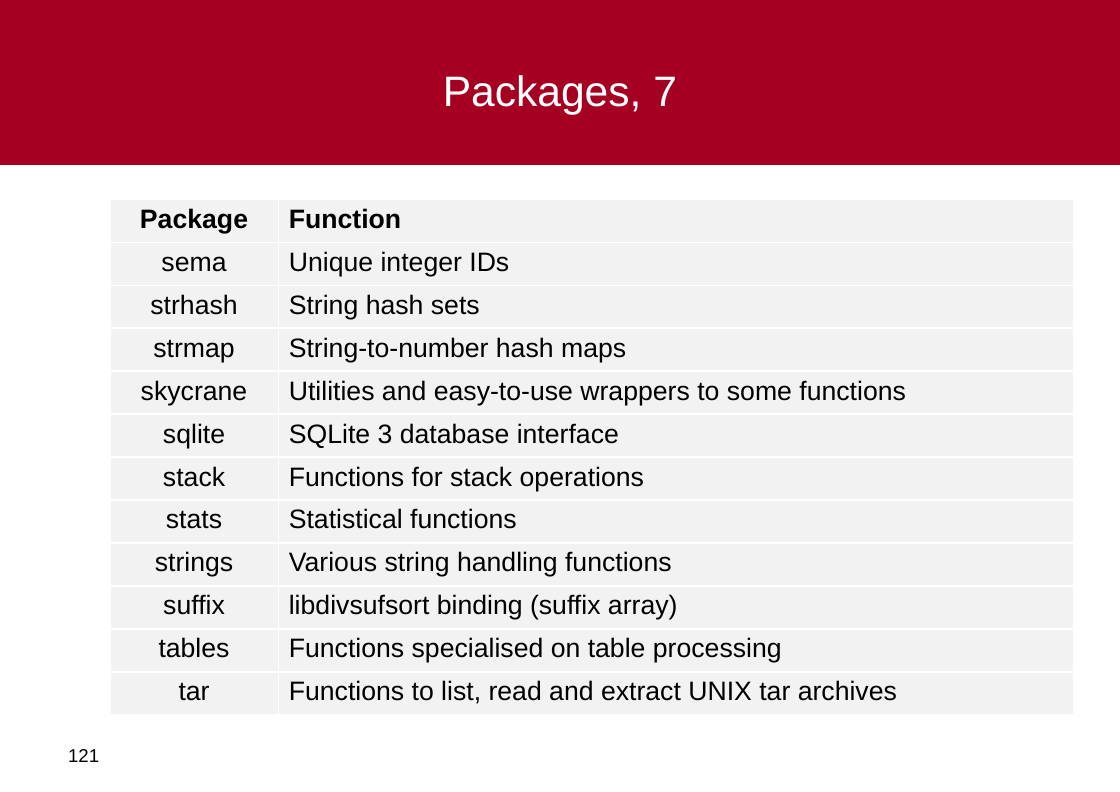
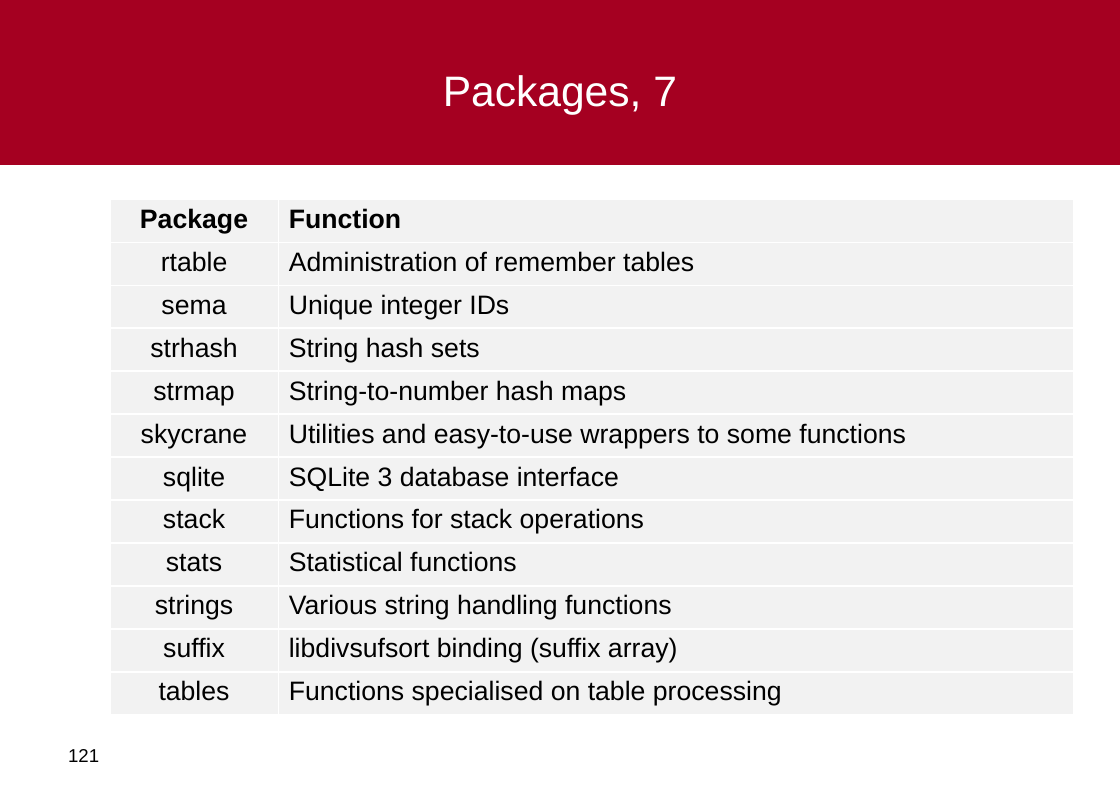
Before and after one commit to al-agena/Agena, a slide deck: slide 121 of doc/agena-crashcourse.ppt. Drawn at 1120x792 pixels with LibreOffice and Linux fonts; fonts in the diff are those of the drawing; background and template pictures are left out. Boxes give left, top, right and bottom in pixels: in the first picture for what was removed or moved away, otherwise in the second. Text is boxed around its words. In the diff, an @@ line names an element or a change of style, - is before the commit and + after.

```diff
--- a/doc/agena-crashcourse.ppt
+++ b/doc/agena-crashcourse.ppt
@@ table at (110, 199, 1073, 712) @@
+row 2: rtable | Administration of remember tables
-row 12: tar | Functions to list, read and extract UNIX tar archives
```
Also in this commit, not shown: 2 other slides changed, 6 other files.
